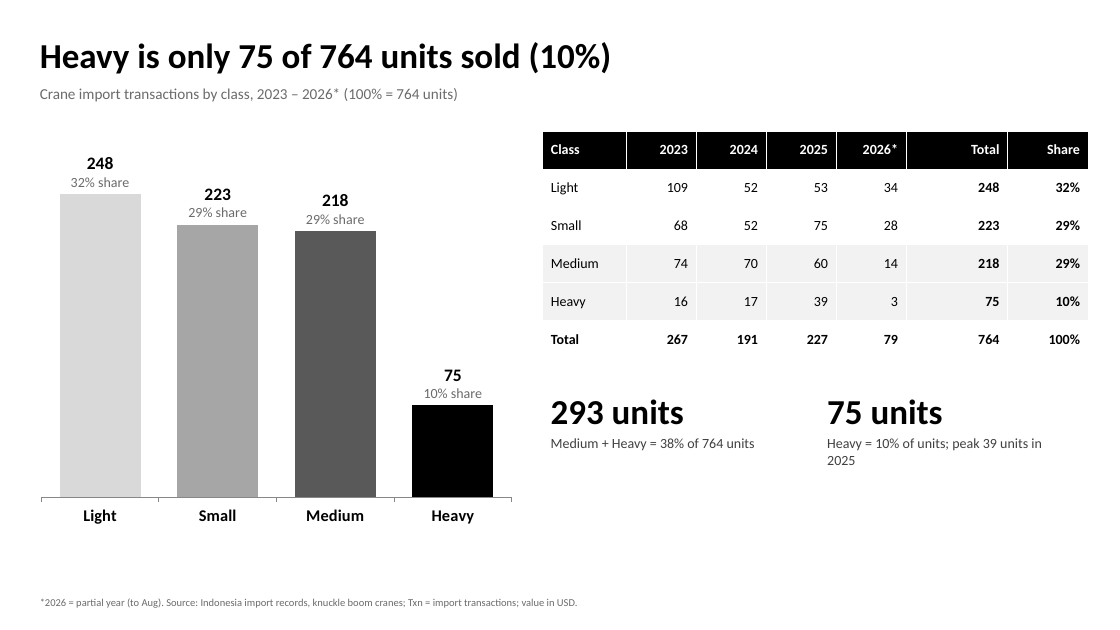
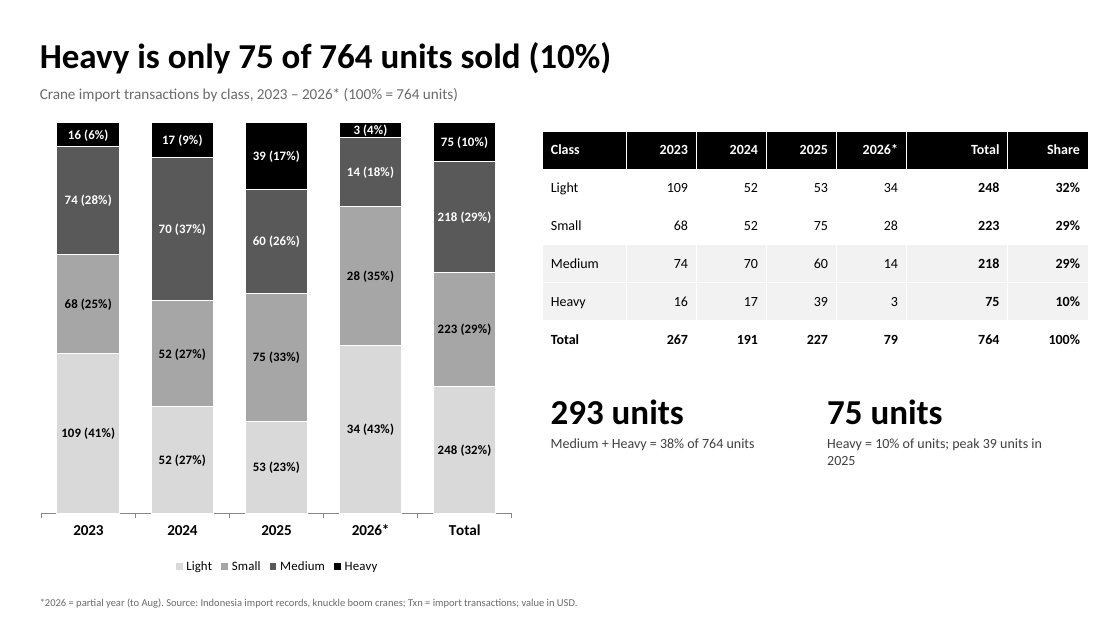
Before and after one commit to Godson7777/6month, a slide deck: slide 1 of nedp_deck/QTY_vs_Value_2slides.pptx. Drawn at 1120x630 pixels with LibreOffice and Linux fonts; fonts in the diff are those of the drawing. Boxes give left, top, right and bottom in pixels: in the first picture for what was removed or moved away, otherwise in the second. Text is boxed around its words. In the diff, an @@ line names an element or a change of style, - is before the commit and + after.

```diff
--- a/nedp_deck/QTY_vs_Value_2slides.pptx
+++ b/nedp_deck/QTY_vs_Value_2slides.pptx
@@ column chart at (32, 113, 522, 577) @@
@@ column chart to column stacked 100% chart @@
-categories: Light, Small, Medium, Heavy
+categories: 2023, 2024, 2025, 2026*, Total
-Series 1: 100, 90, 88, 30
+Light: 41, 27, 23, 43, 32
@@ colour of Light #4F81BD to #D9D9D9 @@
@@ data labels of Light added @@
+Small: 25, 27, 33, 35, 29
+Medium: 28, 37, 26, 18, 29
+Heavy: 6, 9, 17, 4, 10
@@ legend changed @@
@@ category axis changed @@
@@ bar spacing changed @@
@@ column stacked 100% chart: place and size @@
-column stacked 100% chart at (32, 123, 522, 534)
+column stacked 100% chart at (32, 113, 522, 577)
```
Also in this commit, not shown: 1 other slide changed, 1 other file.
